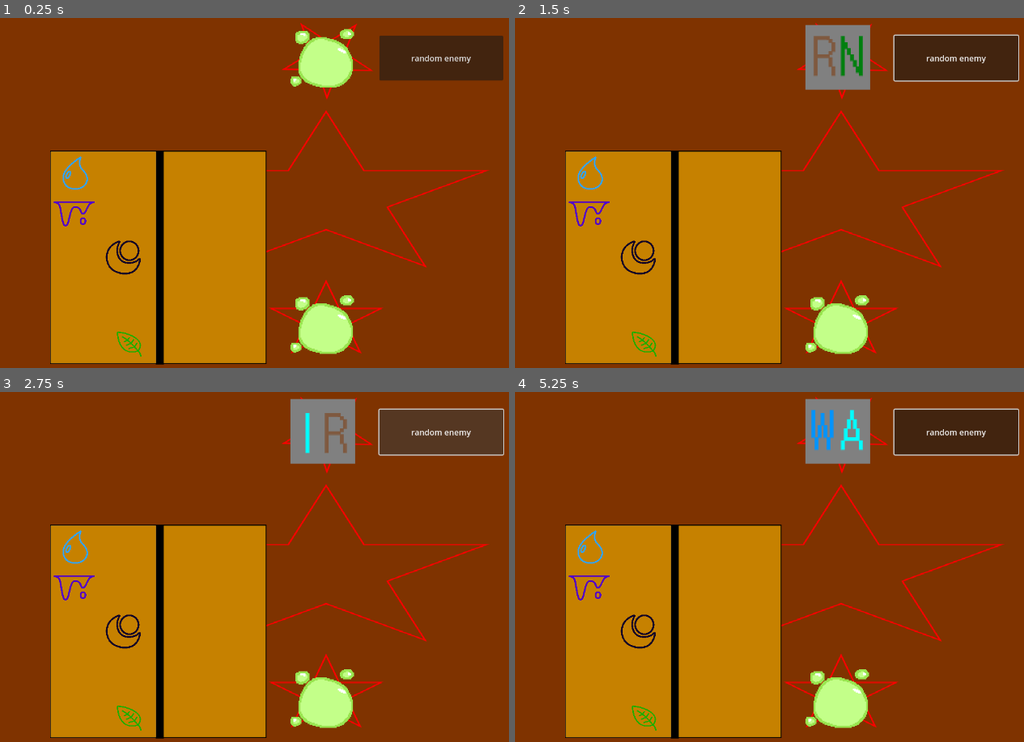
Above: before the commit, frames 1-4 (two rows, left to right).
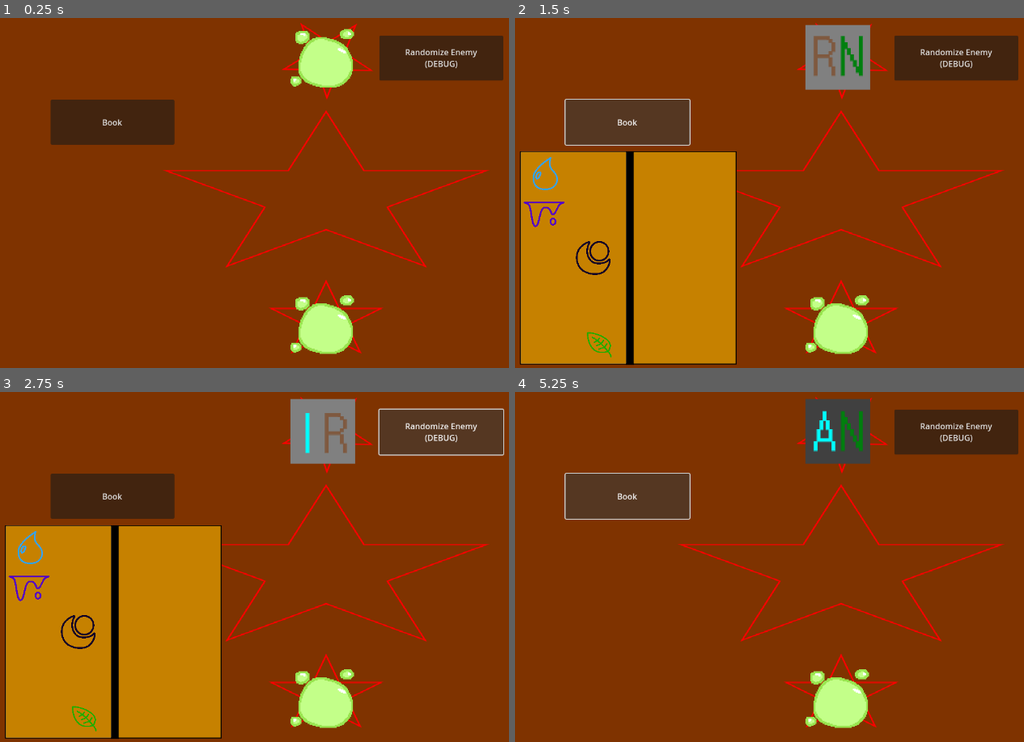
Above: after the commit, the same moments.

Repository: DigiDuncan/DPNJam1
Game: Godot game, scene res://main.tscn
Same seed, same stepped clock (60 frames per second), same inputs: the game is played once before the commit and once after it.
Inputs (mouse positions are in pixels of both pictures, inside the frame that each line leads up to):
- Up to frame 1 (0.25 s): no input
- Up to frame 2 (1.5 s): click "random enemy" (after the commit: "Randomize Enemy (DEBUG)") at 0.5 s; click (626, 123) at 1.25 s, where only the run after the commit has a clickable "Book"
- Up to frame 3 (2.75 s): click "random enemy" (after the commit: "Randomize Enemy (DEBUG)") at 2 s
- Up to frame 4 (5.25 s): click (626, 497) at 2.75 s, where only the run after the commit has a clickable "Book"; click "random enemy" (after the commit: "Randomize Enemy (DEBUG)") at 3.5 s; click (626, 497) at 4.25 s, where only the run after the commit has a clickable "Book"; tap Enter at 5 s

The runs differ from the first frame. In frame 1, 29% of the frame differs, in the area x 9-94%, y 8-100%; in frame 2, 18%; in frame 3, 18%; in frame 4, 32%, in the area x 9-100%, y 2-100%.

Commit message:
add book button

Diff:
--- a/main.tscn
+++ b/main.tscn
@@ -28,7 +28,8 @@
 texture = ExtResource("1_58v8u")
 
 [node name="Book" type="Node2D" parent="."]
-position = Vector2(299, 480)
+visible = false
+position = Vector2(210, 481)
 script = ExtResource("3_mg51g")
 
 [node name="BookBackground" type="Sprite2D" parent="Book"]
@@ -152,6 +153,15 @@
 offset_top = 62.0
 offset_right = 995.0
 offset_bottom = 151.0
-text = "random enemy"
+text = "Randomize Enemy
+(DEBUG)"
+
+[node name="BookButton" type="Button" parent="."]
+offset_left = 100.0
+offset_top = 189.0
+offset_right = 345.0
+offset_bottom = 278.0
+text = "Book"
 
 [connection signal="pressed" from="RandomEnemyButton" to="Monsters/EnemyMonster" method="_on_button_pressed"]
+[connection signal="pressed" from="BookButton" to="Book" method="_on_book_button_pressed"]
--- a/scripts/Book.gd
+++ b/scripts/Book.gd
@@ -10,6 +10,11 @@
 		else:
 			icon_node.set_visible(false)
 
+func show_or_hide_book():
+	if self.visible:
+		self.set_visible(false)
+	else:
+		self.set_visible(true)
 
 # Called when the node enters the scene tree for the first time.
 func _ready():
@@ -19,3 +24,7 @@
 # Called every frame. 'delta' is the elapsed time since the previous frame.
 func _process(delta):
 	pass
+
+
+func _on_book_button_pressed():
+	show_or_hide_book()
